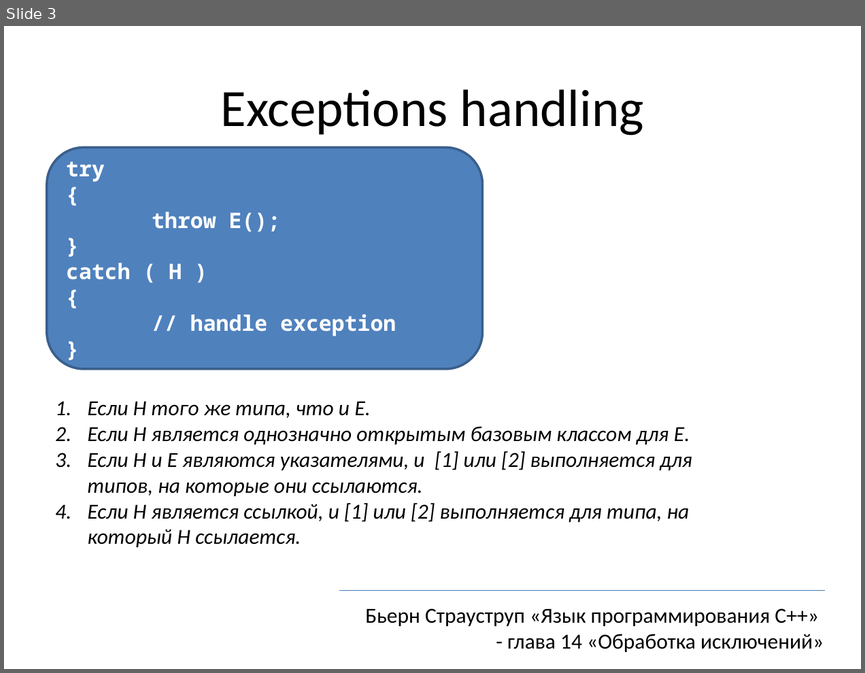
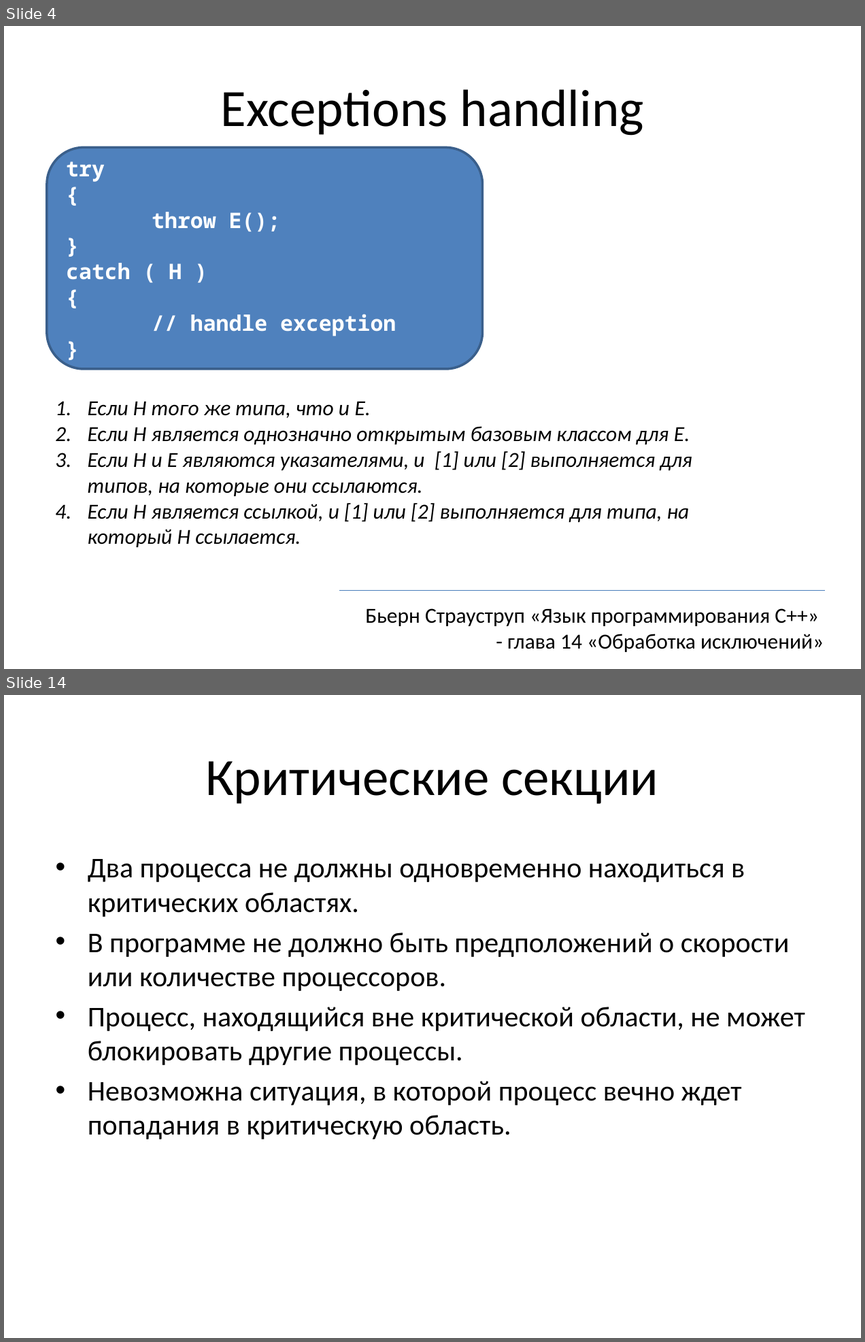
Before and after one commit to tscherkas/cpp_craft_1013, a slide deck: lections/cpp_craft_lec_3_pre.pptx. Shown one above the other, each under a label of ours: slide 3 before the commit, slides 4 and 14 after it; the slides between them are not shown. The pictures are 865x673 and 865x1342 pixels, drawn with LibreOffice and Linux fonts; fonts in the diff are those of the drawing. Boxes give left, top, right and bottom in pixels: in the first picture for what was removed or moved away, otherwise in the second. Text is boxed around its words. In the diff, an @@ line names an element or a change of style, - is before the commit and + after.

```diff
--- a/lections/cpp_craft_lec_3_pre.pptx
+++ b/lections/cpp_craft_lec_3_pre.pptx
@@ slide 14 added at (4, 695, 861, 1338), background #FFFFFF @@
@@ title added at (205, 761, 658, 804), 44 pt, text #000000 @@
+Критические секции
@@ text added at (88, 859, 805, 1139), 24 pt, text #000000 @@
+• Два процесса не должны одновременно находиться в критических областях.
+• В программе не должно быть предположений о скорости или количестве процессоров.
+• Процесс, находящийся вне критической области, не может блокировать другие процессы.
+• Невозможна ситуация, в которой процесс вечно ждет попадания в критическую область.
@@ what was slide 3 is now slide 4 @@
```
Also in this commit, not shown: 2 slides changed, 13 other slides added, 1 slide removed, 15 other files.
